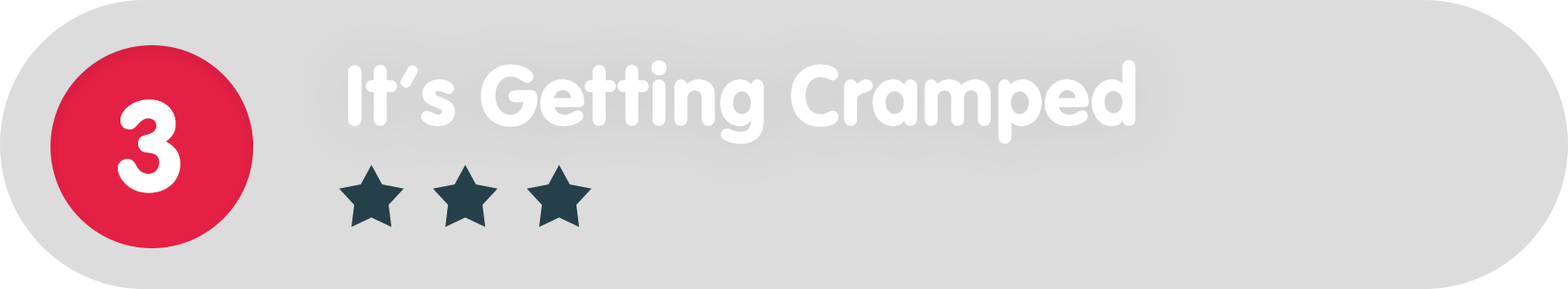
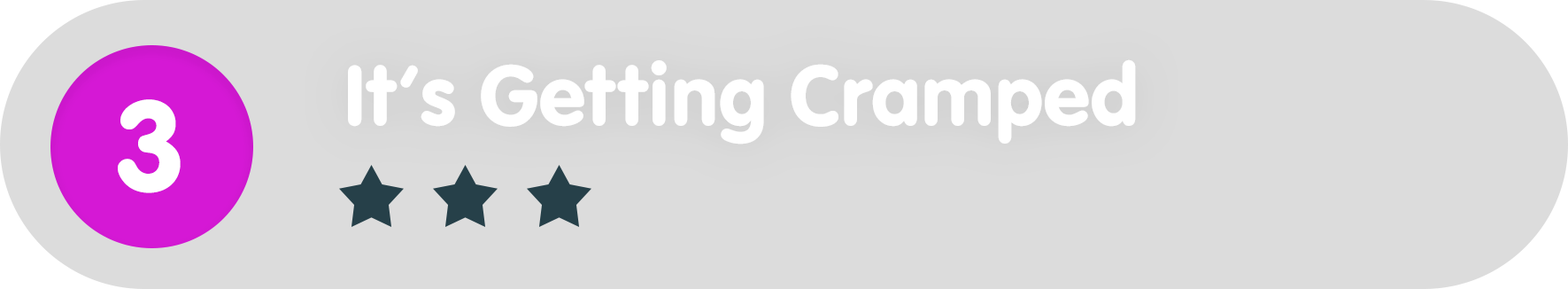
Layers edited between the first and the second 1568px x 289px image:
painted on "Ellipse_green" over (50, 45, 254, 248)
